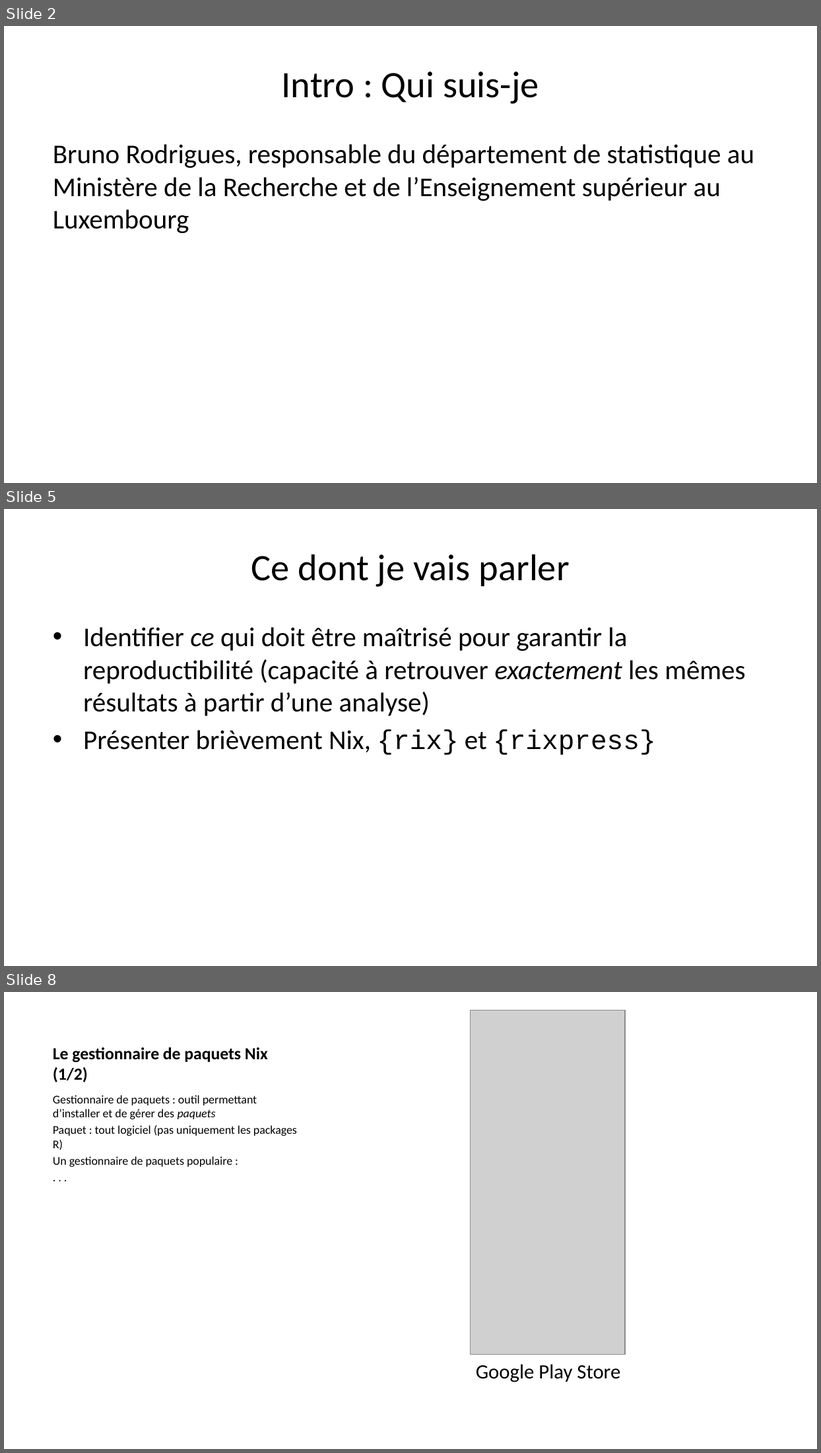
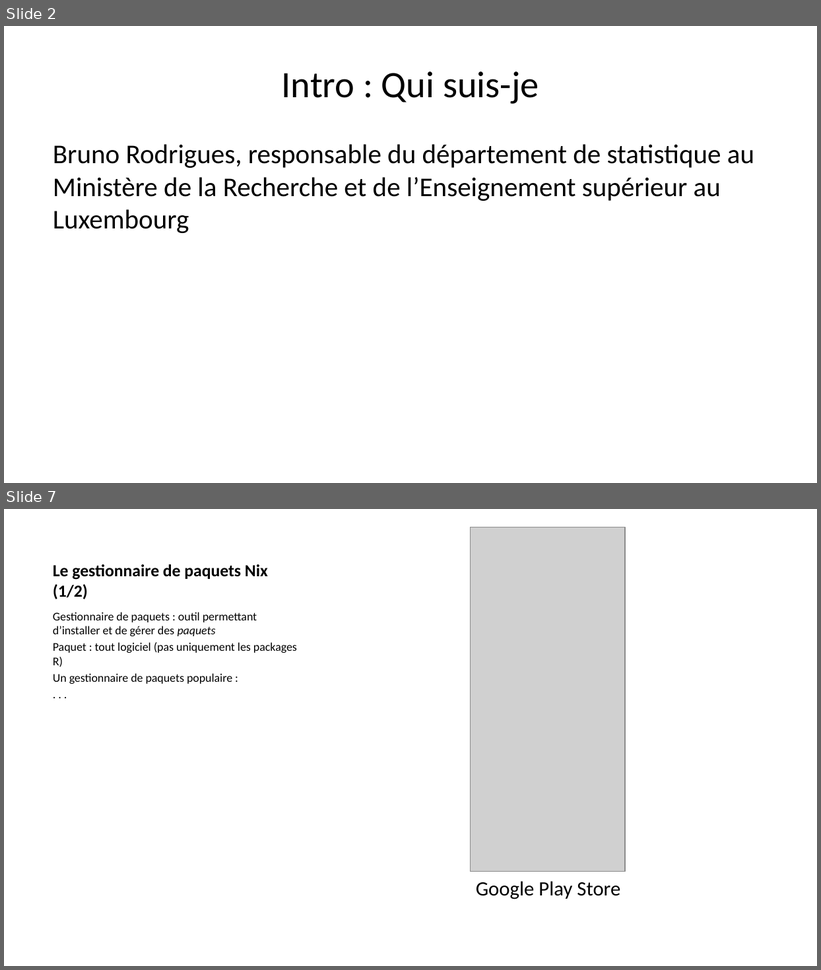
Before and after one commit to b-rodrigues/repro_rrr, a slide deck: docs/index.pptx. Shown one above the other, each under a label of ours: slides 2, 5 and 8 before the commit, slides 2 and 7 after it; the slides between them are not shown. The pictures are 821x1453 and 821x970 pixels, drawn with LibreOffice and Linux fonts; fonts in the diff are those of the drawing; grey boxes stand for pictures. Boxes give left, top, right and bottom in pixels: in the first picture for what was removed or moved away, otherwise in the second. Text is boxed around its words. In the diff, an @@ line names an element or a change of style, - is before the commit and + after.

```diff
--- a/docs/index.pptx
+++ b/docs/index.pptx
@@ slide 5 removed at box(4, 509, 817, 966), background #FFFFFF @@
@@ title removed at box(252, 554, 570, 587) @@
-Ce dont je vais parler
@@ text removed at box(83, 627, 745, 755) @@
-• Identifier ce qui doit être maîtrisé pour garantir la reproductibilité (capacité à retrouver exactement les mêmes résultats à partir d’une analyse)
-• Présenter brièvement Nix, {rix} et {rixpress}
@@ what was slide 8 is now slide 7 @@
```
Also in this commit, not shown: 3 slides changed, 3 slides added, 2 other slides removed, 15 other files.
